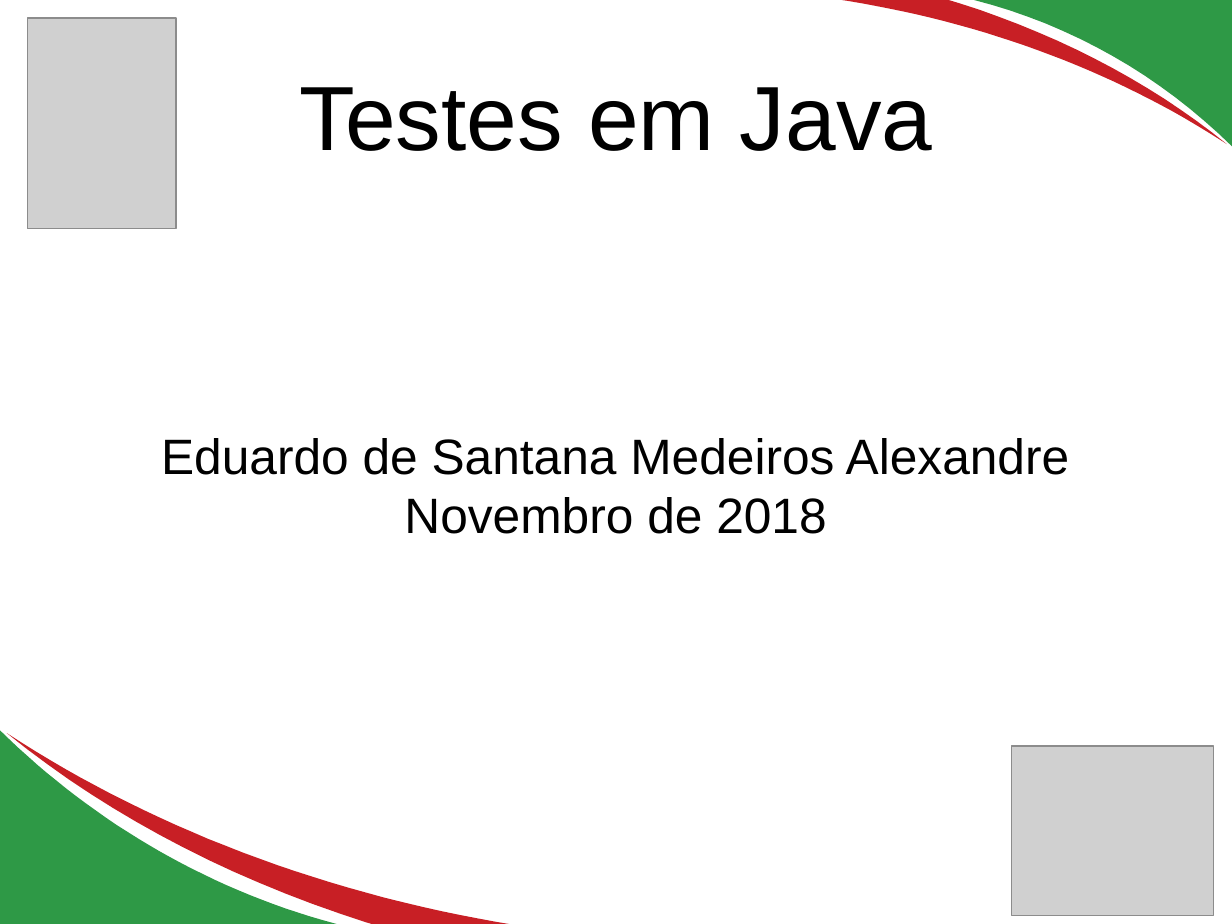
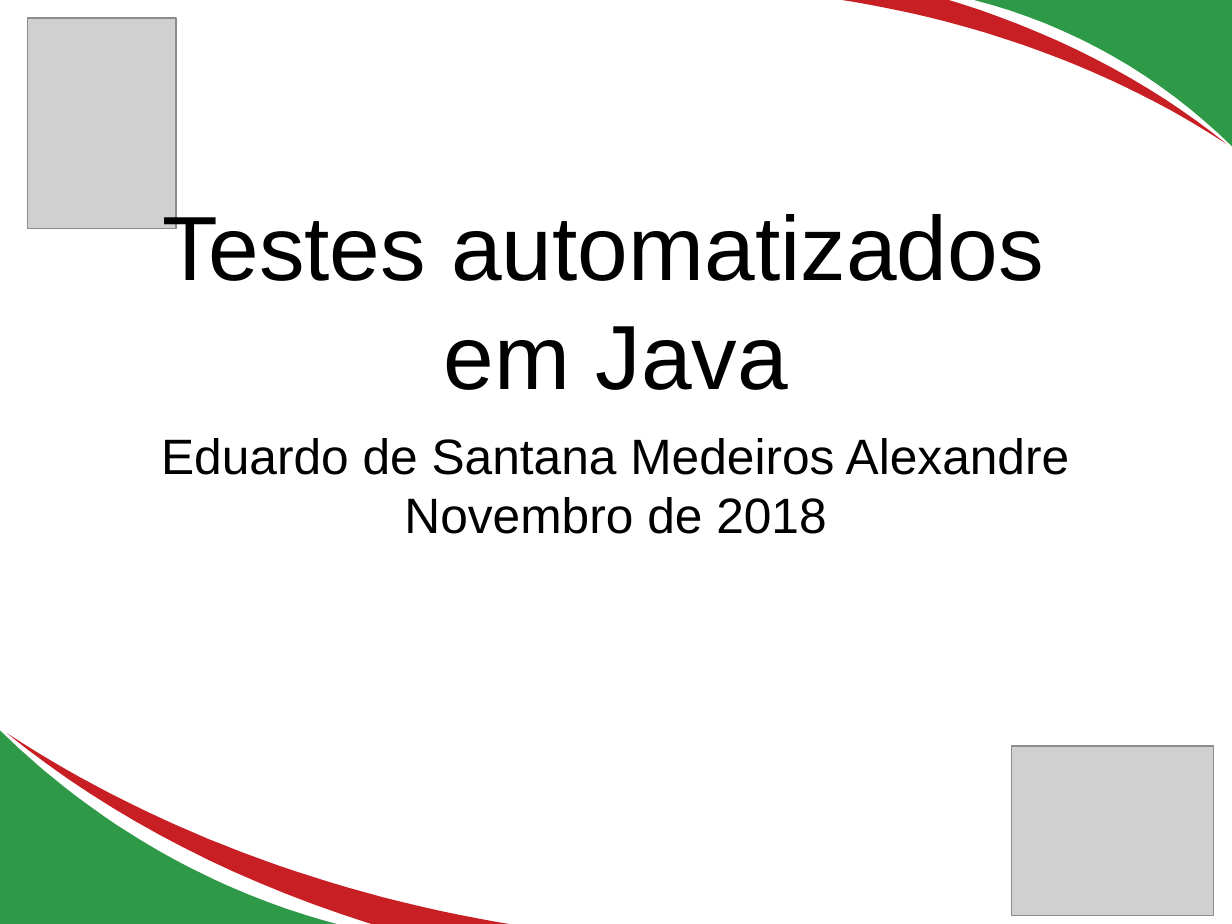
Before and after one commit to edusantana/testes-em-java-parte1, a slide deck: slide 1 of docs/Testes em java.odp. Drawn at 1232x924 pixels with LibreOffice and Linux fonts; fonts in the diff are those of the drawing; grey boxes stand for pictures. Boxes give left, top, right and bottom in pixels: in the first picture for what was removed or moved away, otherwise in the second. Text is boxed around its words. In the diff, an @@ line names an element or a change of style, - is before the commit and + after.

```diff
--- a/docs/Testes em java.odp
+++ b/docs/Testes em java.odp
@@ title at (163, 208, 1043, 390): text changed @@
-Testes em Java
+Testes automatizados
+em Java
```
Also in this commit, not shown: 2 other slides changed, 11 slides added, 1 slide removed, 3 other files.
